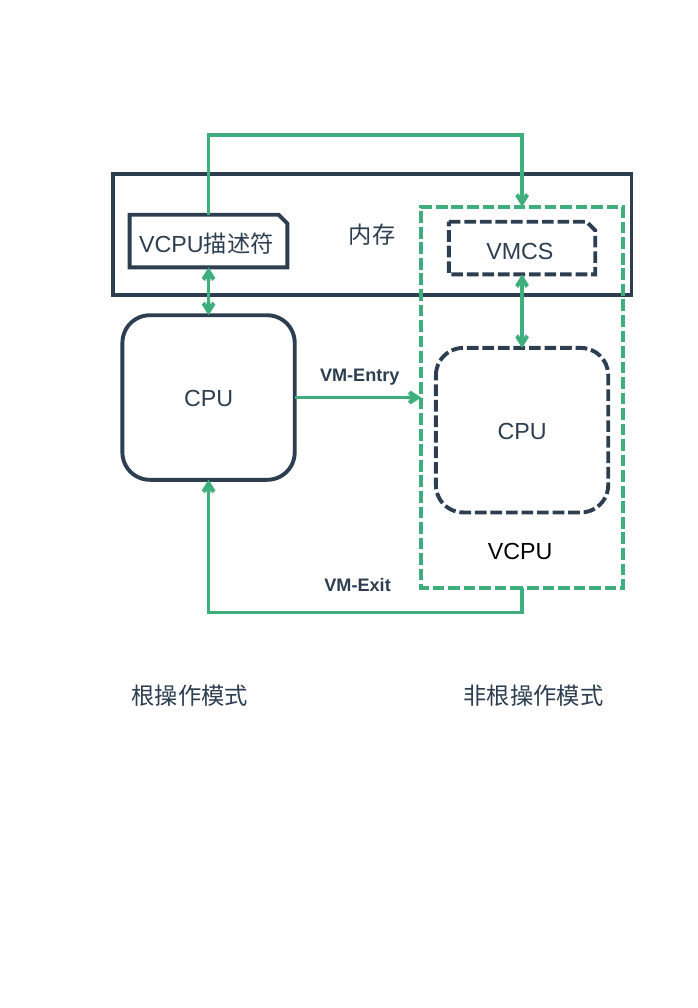
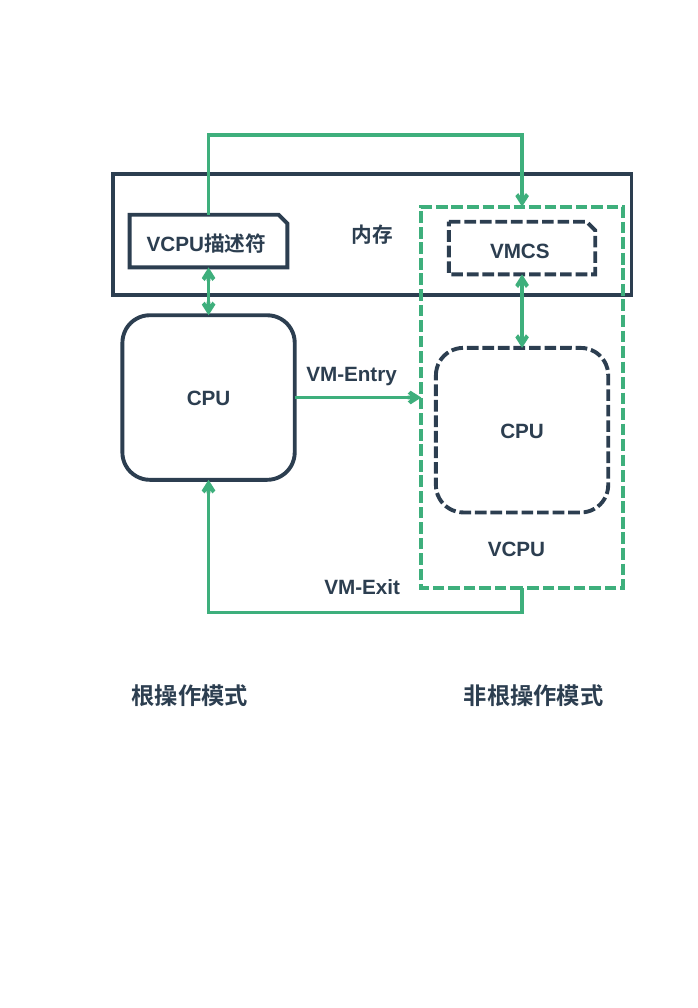
Before and after one commit to zaiqiang-dong/zaiqiang, a slide deck: slide 34 of picture/ppt/vitrualization/vitrualization.pptx (slide 22 before the commit). Drawn at 698x1008 pixels with LibreOffice and Linux fonts; fonts in the diff are those of the drawing. Boxes give left, top, right and bottom in pixels: in the first picture for what was removed or moved away, otherwise in the second. Text is boxed around its words. In the diff, an @@ line names an element or a change of style, - is before the commit and + after.

```diff
--- a/picture/ppt/vitrualization/vitrualization.pptx
+++ b/picture/ppt/vitrualization/vitrualization.pptx
@@ size 18 to 16 pt, bold on in 5 elements at box(123, 315, 295, 480), box(449, 221, 595, 275), box(436, 348, 608, 513), box(113, 174, 631, 295), box(129, 215, 287, 268) @@
@@ text "VM-Entry": place and size @@
-text "VM-Entry" at box(320, 368, 399, 385)
+text "VM-Entry" at box(306, 366, 396, 385)
@@ text "VM-Entry" at box(306, 366, 396, 385): size 14 to 16 pt @@
@@ text "VCPU" at box(488, 541, 545, 556): size 18 to 16 pt, text colour #000000 to #2C3E50, bold on @@
@@ text "VM-Exit" at box(324, 579, 400, 594): size 14 to 16 pt @@
@@ text "根操作模式" at box(132, 684, 248, 706): bold on @@
@@ text "非根操作模式" at box(464, 684, 604, 706): bold on @@
```
Also in this commit, not shown: 8 other slides changed, 18 slides added, 5 slides removed, 7 other files.
